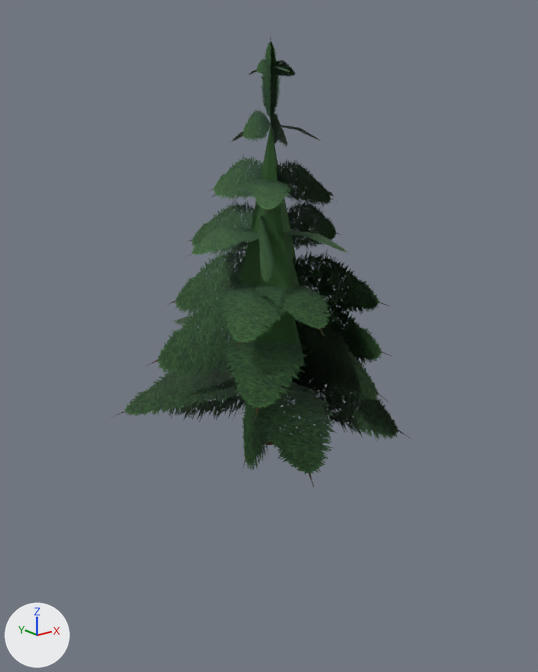
Renders of the glTF model art/models/pine-b.glb from each side of a commit.
Rendered twice from a camera (50 mm lens) standing at (-7.74, -9.63, 5.85) and looking at (-0.12, -0.11, 2.05). The lights are fixed; the arrows at lower left show +X, +Y and +Z. The first picture is the older version. Vertices at exactly the same position are counted once.

The first picture shows 'pine-b'.
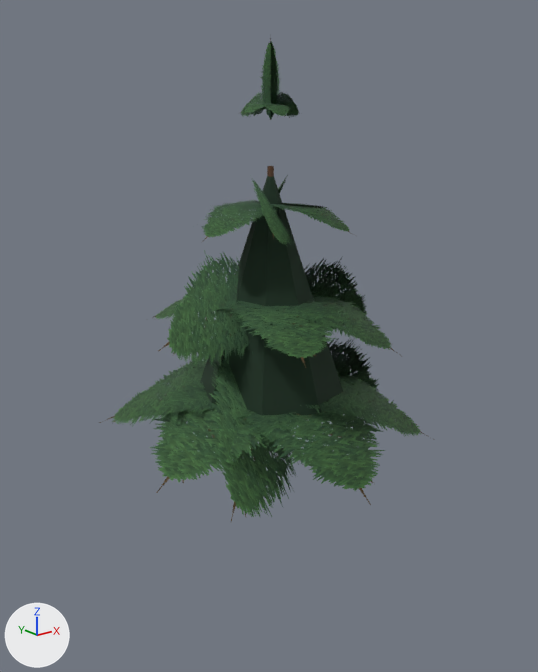
Changed parts and their boxes [x1, y1, x2, y2] in the pictures (538 x 672 px; the box of a moved part takes in the faces that stretch with it):
'pine-b', reshaped
    before: [110, 38, 411, 487]
    after: [100, 38, 431, 521]
part 1 of me_cone, added
    after: [200, 176, 343, 418]
part 2 of me_cone, rebuilt
    before: [167, 247, 246, 315]
    after: [159, 251, 253, 368]
part 3 of me_cone, rebuilt
    before: [219, 283, 292, 351]
    after: [224, 301, 341, 368]
part 4 of me_cone, rebuilt (141% wider)
    before: [258, 213, 274, 283]
    after: [253, 180, 293, 246]
part 5 of me_cone, rebuilt
    before: [159, 337, 245, 422]
    after: [161, 337, 218, 431]
part 6 of me_cone, rebuilt
    before: [110, 365, 245, 418]
    after: [150, 382, 308, 493]
part 7 of me_cone, rebuilt
    before: [242, 366, 274, 473]
    after: [206, 354, 301, 521]
part 8 of me_cone, rebuilt
    before: [237, 381, 337, 487]
    after: [237, 400, 386, 505]
part 9 of me_cone, rebuilt
    before: [302, 294, 391, 365]
    after: [301, 258, 367, 332]
part 10 of me_cone, rebuilt (not visible afterwards)
    before: [173, 313, 223, 330]
part 11 of me_cone, deleted
    before: [147, 58, 388, 417]
part 12 of me_cone, moved or reshaped
    before: [185, 111, 411, 441]
    after: [100, 92, 431, 438]

The edits, one by one:
Material 'core' (mat_core) changes colour from dark green #2b5226 to dark green #18301f; in linear values from (0.0242, 0.0844, 0.0194) to (0.00913, 0.0296, 0.0137).
me_cone is used by ob_pine_b; location (0.0, 0.0, 0.0).
me_cone had 295 vertices, 218 faces and spanned x -3.2..2.5, y -2.75..3.03, z -0.99..6.89.
me_cone now has 195 vertices, 154 faces and spans x -3.82..3.68, y -3.64..3.68, z -1.91..6.89.
me_cone part 1: a new loose piece, an 8-sided cone pointing to +z spanning x -1.3..1.3, y -1.3..1.3, z 0.97..4.88, in mat_core (dark green #18301f).
me_cone part 2: the loose piece of 6 vertices spanning x -1.81..0.26, y -0.13..1.04, z 1.61..3.97 is rebuilt with 6 vertices and now spans x -2.52..0.23, y -0.92..0.9, z 0.82..4.07.
me_cone part 3: the loose piece of 6 vertices spanning x -2.29..0.62, y -2.1..0.81, z 2.26..3.1 is rebuilt with 6 vertices and now spans x -2.44..1.47, y -2.77..0.71, z 2.08..2.82.
me_cone part 4: the loose piece of 6 vertices spanning x -1.25..0.14, y -1.3..0.15, z 2.49..4.65 is rebuilt with 6 vertices and now spans x -1.29..0.37, y -1.69..0.48, z 3.04..5.17.
me_cone part 5: the loose piece of 6 vertices spanning x -1.66..0.29, y -0.18..2.42, z -0.99..2.65 is rebuilt with 6 vertices and now spans x -1.98..1.17, y -0.28..3.09, z -1.84..2.97.
me_cone part 6: the loose piece of 6 vertices spanning x -3.2..0.47, y -1.3..2.24, z 0.7..1.46 is rebuilt with 6 vertices and now spans x -3.36..0.53, y -2.83..2.1, z 0.07..1.28.
me_cone part 7: the loose piece of 6 vertices spanning x -2.05..0.11, y -2.1..0.35, z -0.68..2.65 is rebuilt with 6 vertices and now spans x -2.89..0.74, y -2.67..0.94, z -1.91..2.97.
me_cone part 8: the loose piece of 6 vertices spanning x -2.2..1.28, y -2.75..0.52, z 0.12..1.45 is rebuilt with 6 vertices and now spans x -2.48..2.15, y -3.14..0.26, z -0.06..1.28.
me_cone part 9: the loose piece of 6 vertices spanning x -0.29..2.0, y -1.49..0.14, z 0.43..3.31 is rebuilt with 6 vertices and now spans x -0.16..2.45, y -1.18..0.89, z 0.47..4.09.
me_cone part 10: the loose piece of 6 vertices spanning x -1.83..1.16, y -0.31..2.6, z 1.72..2.34 is rebuilt with 6 vertices and now spans x -1.56..2.14, y -0.45..2.48, z 1.8..2.82.
me_cone part 11: 18 loose pieces with 108 vertices, spanning x -2.64..2.17, y -2.67..1.59, z 0.16..6.61, are deleted.
Part 12, on me_cone:
103 vertices are removed from x -1.72..2.5, y -2.39..2.47, z -0.87..5.96.
74 faces are deleted.
102 vertices are added at x -3.82..3.68, y -3.64..3.64, z -1.9..6.19.
68 new faces join them, mat_needles.
Other edits to the shape of me_cone do not show in these pictures.
